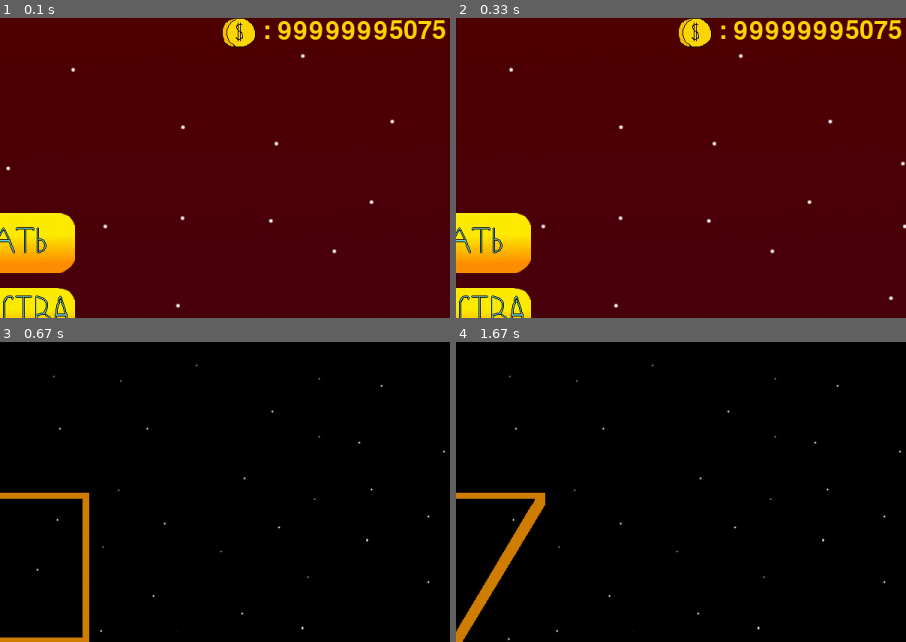
Above: before the commit, frames 1-4 (two rows, left to right).
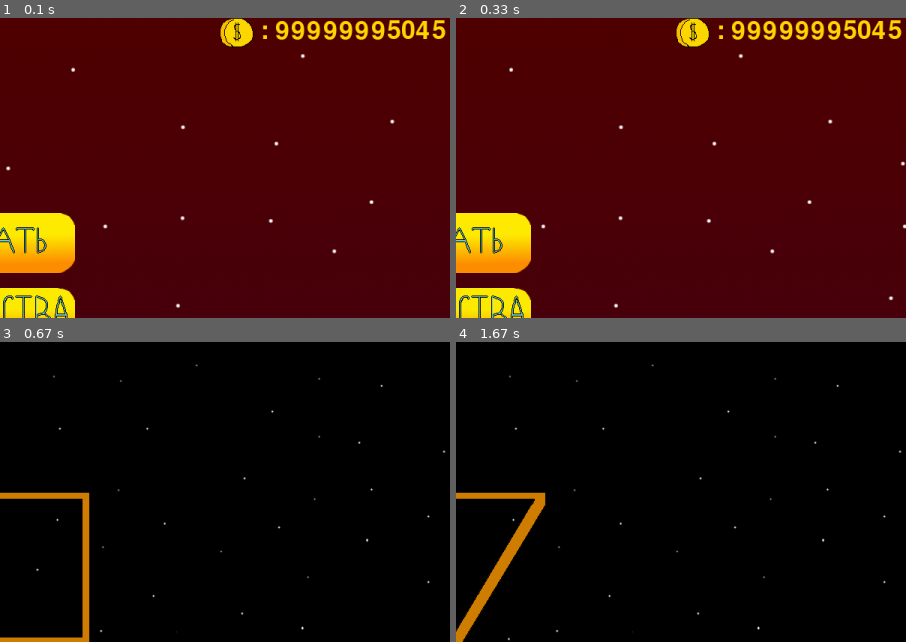
Above: after the commit, the same moments.

Repository: PismerovKir/YandexPygameProject
Game: pygame game, started from Тест прога.py
Same seed, same stepped clock (60 frames per second), same inputs: the game is played once before the commit and once after it.
Inputs (mouse positions are % of the whole screen's width and height, from its top left):
- Up to frame 1 (0.1 s): no input
- Up to frame 2 (0.33 s): no input
- Up to frame 3 (0.67 s): click (50, 38) at 0.38 s
- Up to frame 4 (1.67 s): no input
The pictures show only the part of the screen within x 50-100%, y 0-50%; the shares and areas given below are measured in that part.

The runs differ from the first frame. In frame 1, 1.8% of the frame differs, in the area x 48-96%, y 0-10%; in frame 2, 1.8%; in frame 3, nothing differs; in frame 4, nothing differs.

Commit message:
Звуки смерти метеоров и пришельцев

Diff:
--- a/data/gamedata.txt
+++ b/data/gamedata.txt
@@ -1,5 +1,5 @@
 -2
-99999995075
+99999995045
 40
-49
+3
 24
--- a/Тест прога.py
+++ b/Тест прога.py
@@ -67,6 +67,12 @@
 
 PlayerHit = pygame.mixer.Sound("data/PlayerHit.wav")
 
+alienbang = pygame.mixer.Sound('data/alienbang.wav')
+
+meteorbang = pygame.mixer.Sound('data/meteorbang.wav')
+
+meteorhit = pygame.mixer.Sound('data/meteorhit.wav')
+
 
 
 def load_image(name, color_key=None):
@@ -190,6 +196,9 @@
             if pygame.sprite.collide_mask(self, touched):
                 touched.health -= self.damage
                 self.kill()
+                if SOUND:
+                    if type(touched) == Meteor:
+                        meteorhit.play()
 
 
 
@@ -247,7 +256,6 @@
 
         if self.rect.right < 0:
             self.kill()
-        self.rect.x -= self.speedx
         self.deathCounter -= 1
         if self.deathCounter == 32:
             self.image = self.bangimage2
@@ -264,6 +272,8 @@
             self.kill()
 
         if self.health < 1 and self.deathCounter < 0:
+            if SOUND:
+                alienbang.play()
             self.image = self.bangimage1
             self.deathCounter = 40
 
@@ -275,6 +285,11 @@
             enemybullets.add(enemybullet)
             if SOUND:
                 alienpew.play()
+
+        if self.rect.left - spaceship.rect.right > 150:
+            self.rect.x -= self.speedx
+        else:
+            self.rect.x = spaceship.rect.right + 150
 
         #Спидран по ии поехали
         # +- 20 в range(...) это зазор между пулей и пришельцем
@@ -311,9 +326,6 @@
 
 
 
-
-
-
 class Meteor(pygame.sprite.Sprite):
     def __init__(self):
         pygame.sprite.Sprite.__init__(self)
@@ -371,7 +383,7 @@
 
         if self.health < 1 and self.deathCounter < 0:
             if SOUND:
-                pygame.mixer.Sound('data/meteorbang.wav').play()
+                meteorbang.play()
             self.image = self.bangimage1
             self.deathCounter = 40
 
@@ -409,6 +421,9 @@
     alienpew.stop()
     pew.stop()
     PlayerHit.stop()
+    alienbang.stop()
+    meteorbang.stop()
+    meteorhit.stop()
 
     backgr = screen.copy()
     runningPause = True
Not shown, added: data/alienbang.wav
Not shown, added: data/meteorhit.wav
